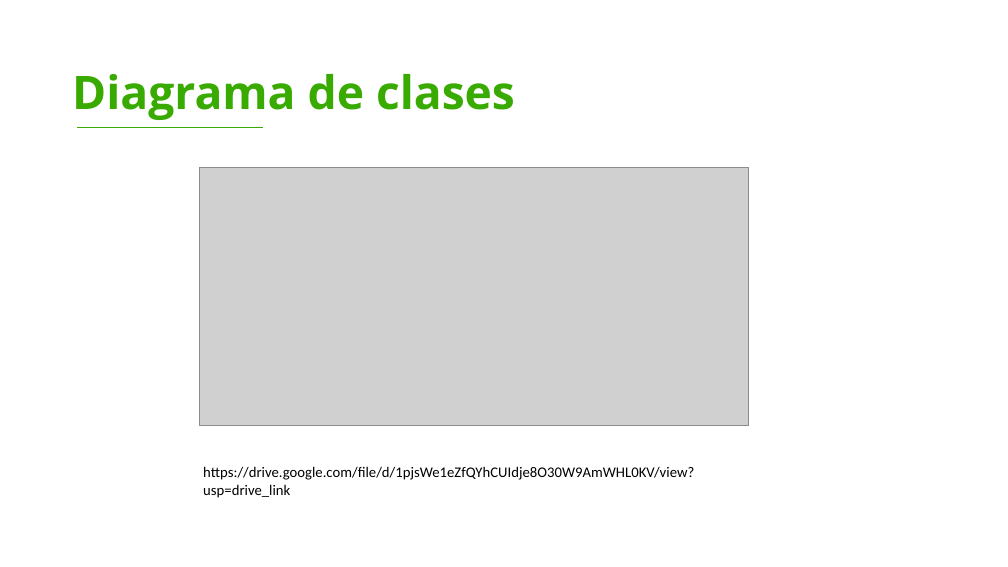
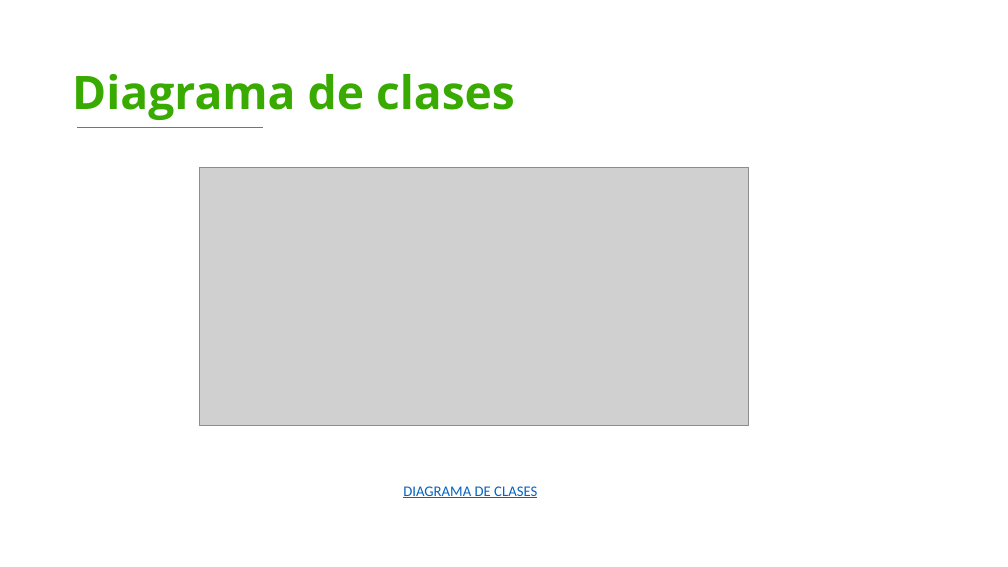
Before and after one commit to DavidV4iss/Master-Barber, a slide deck: slide 29 of PRESENTACION ENTRGABLES 2/Entregables 2.pptx (slide 21 before the commit). Drawn at 1008x567 pixels with LibreOffice and Linux fonts; fonts in the diff are those of the drawing; grey boxes stand for pictures; background and template pictures are left out. Boxes give left, top, right and bottom in pixels: in the first picture for what was removed or moved away, otherwise in the second. Text is boxed around its words. In the diff, an @@ line names an element or a change of style, - is before the commit and + after.

```diff
--- a/PRESENTACION ENTRGABLES 2/Entregables 2.pptx
+++ b/PRESENTACION ENTRGABLES 2/Entregables 2.pptx
@@ text at bbox=[403, 486, 537, 498]: text changed; text colour #000000 to #0563C1 @@
-https://drive.google.com/file/d/1pjsWe1eZfQYhCUIdje8O30W9AmWHL0KV/view?usp=drive_link
+DIAGRAMA DE CLASES
```
Also in this commit, not shown: 5 other slides changed, 8 slides added.
